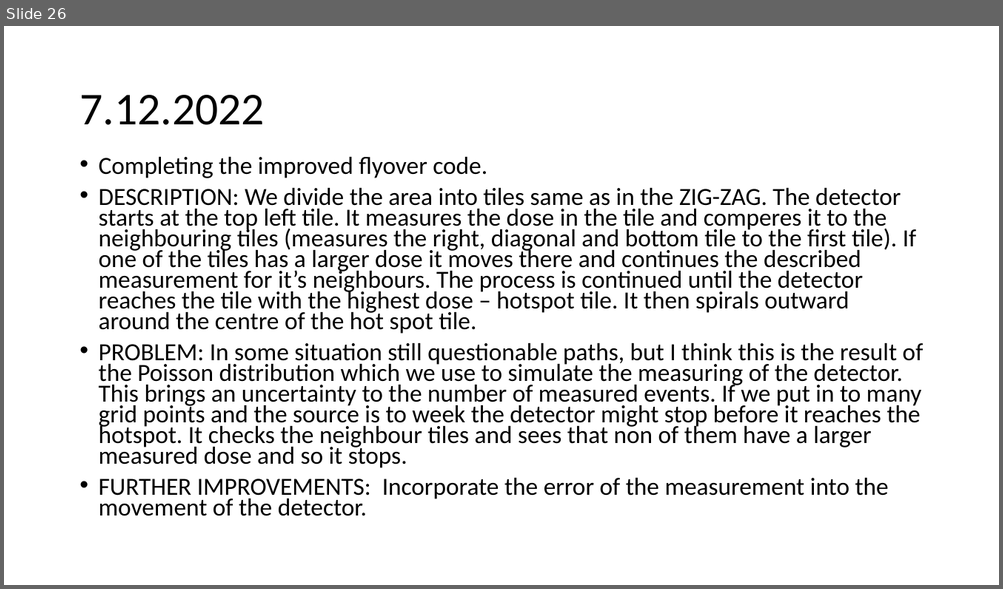
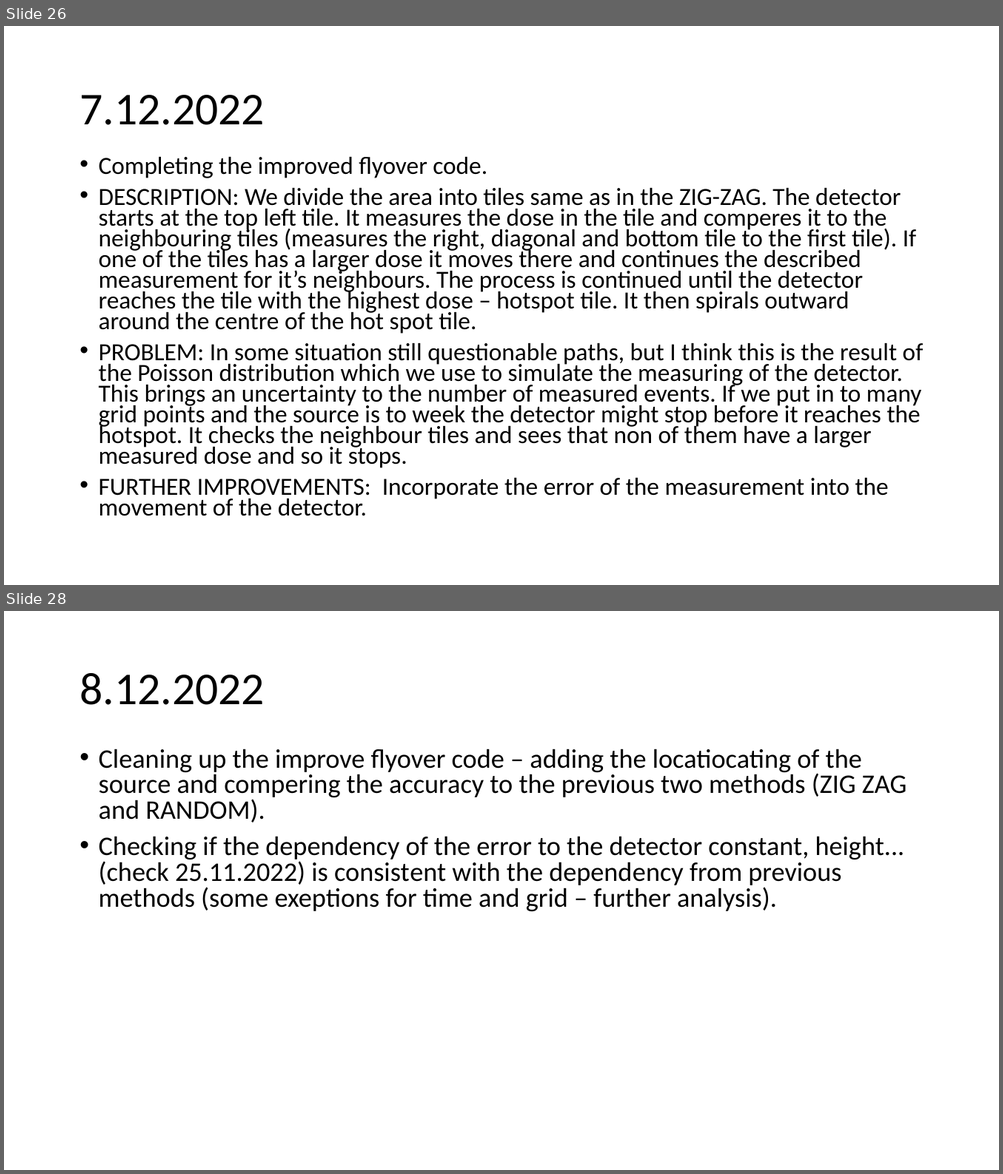
Before and after one commit to urhtrinko/DroneRadioactivity_student_job, a slide deck: reports/work_diary.pptx. Shown one above the other, each under a label of ours: slide 26 before the commit, slides 26 and 28 after it; the slides between them are not shown. The pictures are 1003x589 and 1003x1174 pixels, drawn with LibreOffice and Linux fonts; fonts in the diff are those of the drawing. Boxes give left, top, right and bottom in pixels: in the first picture for what was removed or moved away, otherwise in the second. Text is boxed around its words. In the diff, an @@ line names an element or a change of style, - is before the commit and + after.

```diff
--- a/reports/work_diary.pptx
+++ b/reports/work_diary.pptx
@@ slide 28 added at (4,611,999,1170), background #FFFFFF @@
@@ title added at (79,673,264,705), 44 pt, text #000000 @@
+8.12.2022
@@ text added at (99,749,906,912), 25.9 pt, text #000000 @@
+• Cleaning up the improve flyover code – adding the locatiocating of the source and compering the accuracy to the previous two methods (ZIG ZAG and RANDOM).
+• Checking if the dependency of the error to the detector constant, height... (check 25.11.2022) is consistent with the dependency from previous methods (some exeptions for time and grid – further analysis).
```
Also in this commit, not shown: 2 slides changed, 2 other slides added.
